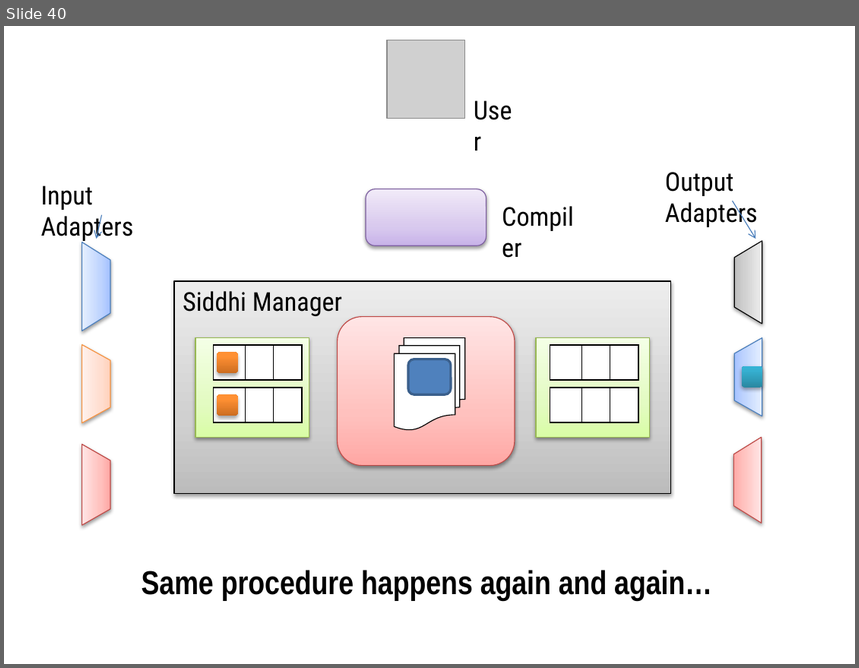
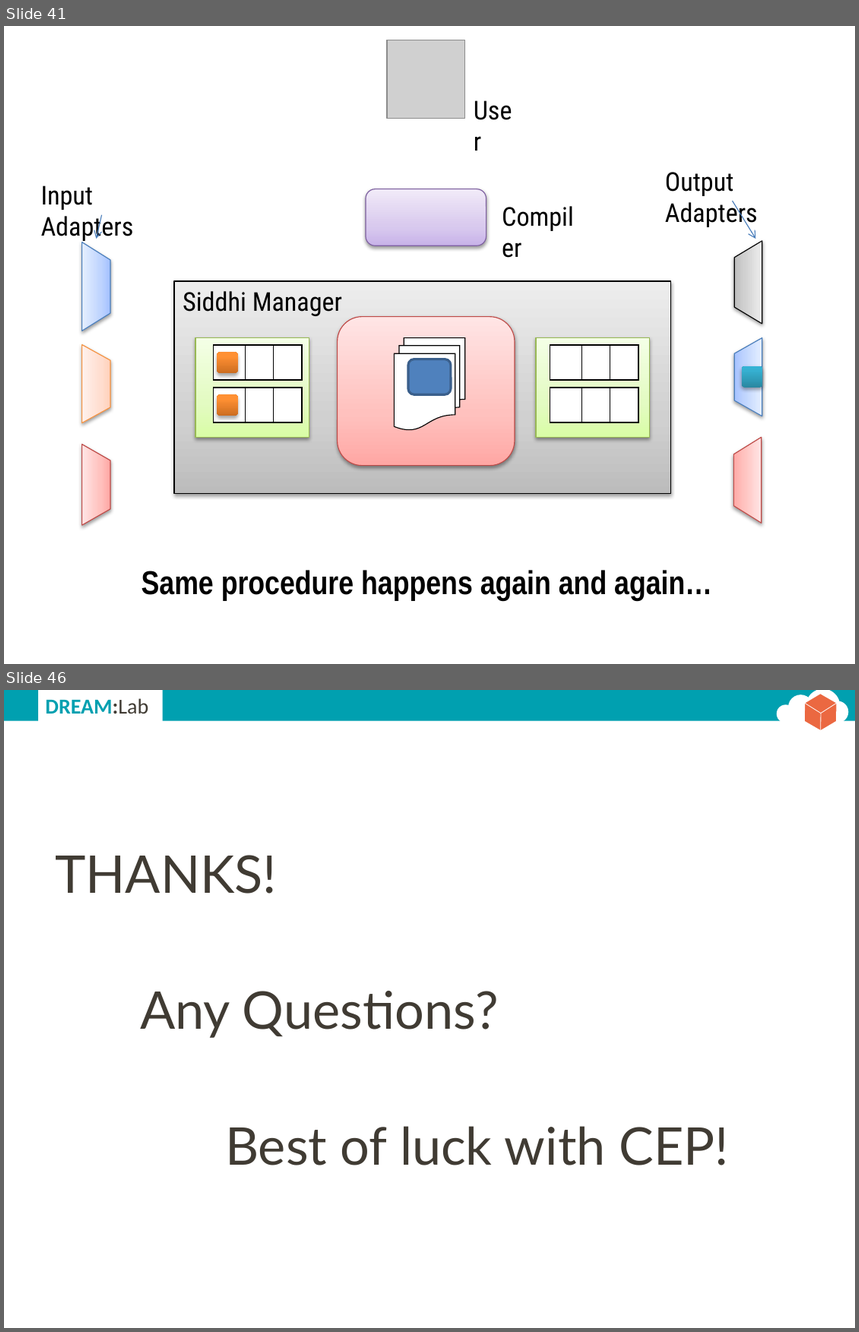
Before and after one commit to dream-lab/iot-school, a slide deck: common/slides/cep.pptx. Shown one above the other, each under a label of ours: slide 40 before the commit, slides 41 and 46 after it; the slides between them are not shown. The pictures are 859x668 and 859x1332 pixels, drawn with LibreOffice and Linux fonts; fonts in the diff are those of the drawing; grey boxes stand for pictures. Boxes give left, top, right and bottom in pixels: in the first picture for what was removed or moved away, otherwise in the second. Text is boxed around its words. In the diff, an @@ line names an element or a change of style, - is before the commit and + after.

```diff
--- a/common/slides/cep.pptx
+++ b/common/slides/cep.pptx
@@ slide 46 added at box(4, 690, 855, 1328), background #FFFFFF @@
@@ group added at box(4, 690, 855, 736): 4 ellipses, 3 rectangles, 3 lines, 1 hexagon, 1 text @@
+DREAM:Lab
@@ text added at box(55, 855, 729, 1166), 44 pt, text #403B33 @@
+THANKS!
+Any Questions?
+Best of luck with CEP!
@@ what was slide 40 is now slide 41 @@
```
Also in this commit, not shown: 23 slides changed, 5 other slides added, 1 slide removed, 1 other file.
